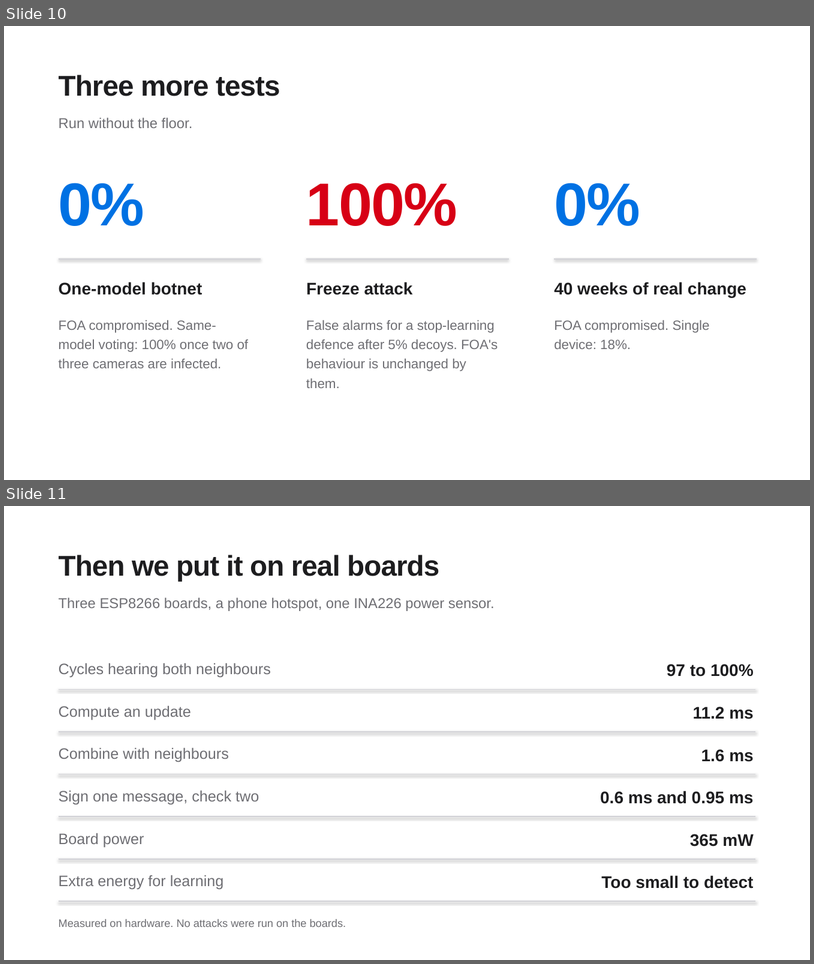
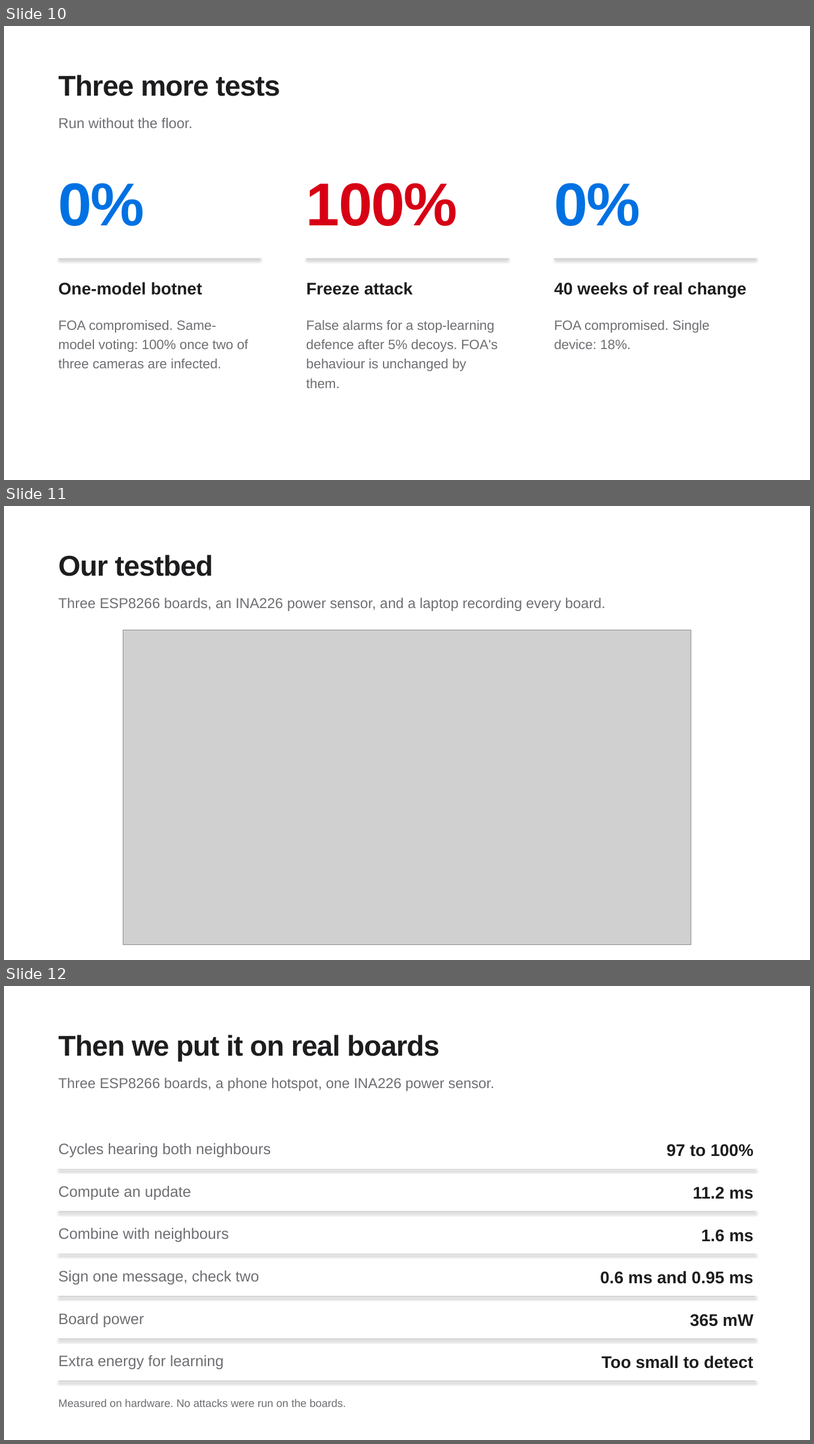
Before and after one commit to IOT-snu/brainstorming, a slide deck: G04_FOA_Final.pptx. Shown one above the other, each under a label of ours: slides 10 and 11 before the commit, slides 10, 11 and 12 after it. The pictures are 814x964 and 814x1444 pixels, drawn with LibreOffice and Linux fonts; fonts in the diff are those of the drawing; grey boxes stand for pictures. Boxes give left, top, right and bottom in pixels: in the first picture for what was removed or moved away, otherwise in the second. Text is boxed around its words. In the diff, an @@ line names an element or a change of style, - is before the commit and + after.

Commit message:
Add the testbed photo (screens blurred) to the presentation

```diff
--- a/G04_FOA_Final.pptx
+++ b/G04_FOA_Final.pptx
@@ slide 11 added at [4,506,810,960], background #FFFFFF @@
@@ text added at [59,555,213,576], 34 pt, text #1D1D1F, bold @@
+Our testbed
@@ text added at [59,598,606,611], 17 pt, text #6E6E73 @@
+Three ESP8266 boards, an INA226 power sensor, and a laptop recording every board.
@@ picture added at [123,630,692,945] @@
@@ what was slide 11 is now slide 12 @@
```
Also in this commit, not shown: 4 other files.
